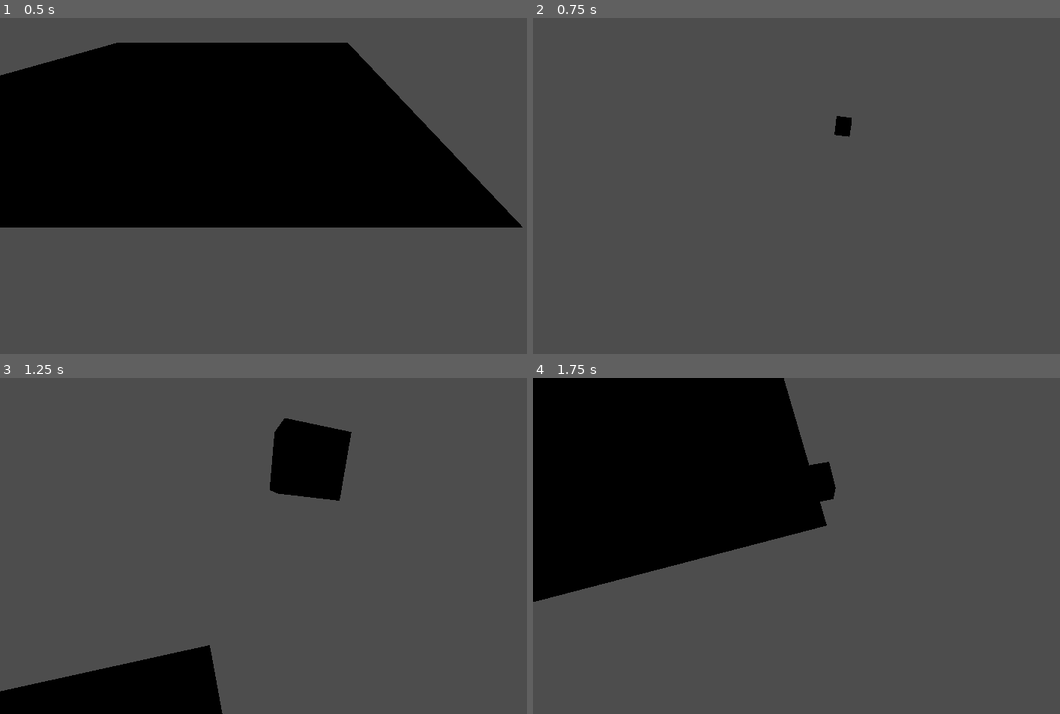
Above: before the commit, frames 1-4 (two rows, left to right).
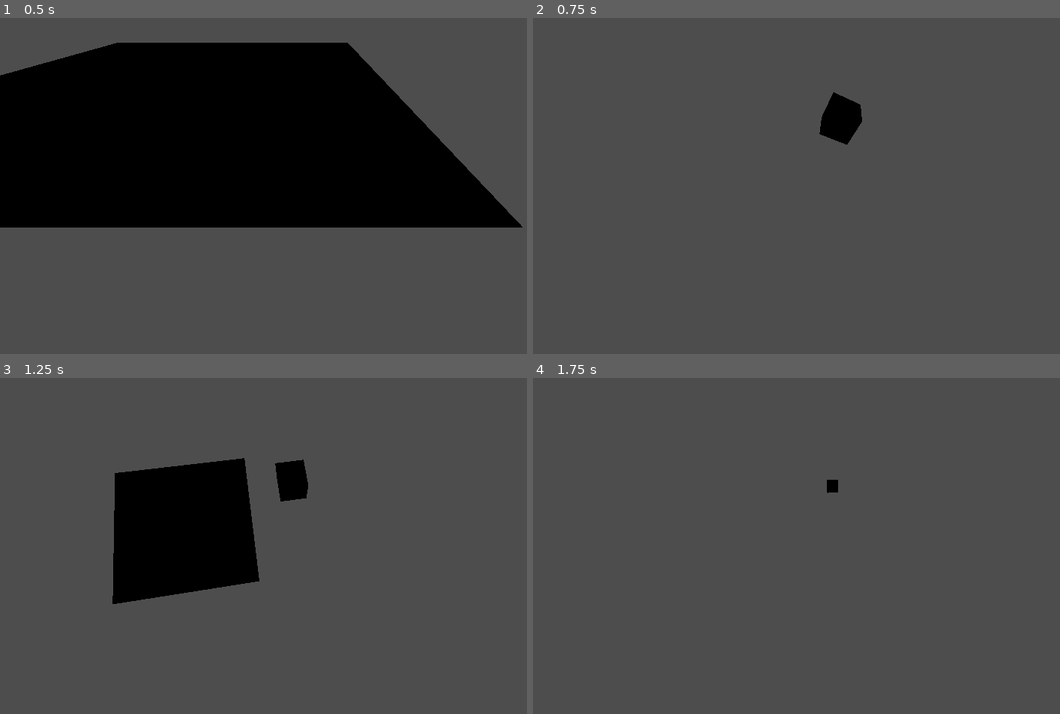
Above: after the commit, the same moments.

Repository: torbenvanassche/necro_ascension
Game: Godot game, scene res://scenes/test.tscn
The game is run twice, just before and just after one commit, with the same random seed, the same clock (stepped at 60 frames per second) and the same inputs.
Inputs:
- Up to frame 1 (0.5 s): no input
- Up to frame 2 (0.75 s): tap Enter at 0.5 s; hold D (right) from 0.53 s (still down); tap Space (dodge) at 0.6 s
- Up to frame 3 (1.25 s): keep holding D (right)
- Up to frame 4 (1.75 s): release D (right) at 1.28 s; hold S (back) from 1.28 s (still down); tap E (interact) at 1.35 s

Frame 1 is identical in both runs. In frame 2, 0.7% of the frame differs, in the area x 54-63%, y 22-38%; in frame 3, 18%; in frame 4, 29%, in the area x 0-58%, y 0-67%.

Commit message:
fixed camera + player tracking

Diff:
--- a/scenes/test.tscn
+++ b/scenes/test.tscn
@@ -38,10 +38,11 @@
 
 [node name="character" parent="Level" instance=ExtResource("2_sf220")]
 transform = Transform3D(0.25, 0, 0, 0, 0.25, 0, 0, 0, 0.25, 1.8713, -0.00344813, -0.117502)
-speed = 1.0
-rotation_speed = 0.2
+speed = 2.0
+rotation_speed = 8.0
 
 [node name="Camera3D" type="Camera3D" parent="Level" node_paths=PackedStringArray("target")]
 transform = Transform3D(1, 0, 0, 0, 0.965926, 0.258819, 0, -0.258819, 0.965926, 1.8713, 0.496552, 0.882498)
 script = ExtResource("4_0gajg")
 target = NodePath("../character")
+follow_speed = 10.0
--- a/scripts/character_controller.gd
+++ b/scripts/character_controller.gd
@@ -7,6 +7,7 @@
 #rotation
 var current_rotation_y: float = 0;
 @export var rotation_speed: float = 3.0;
+@export var camera_relative: bool = false;
 
 @export var interaction_range: Area3D;
 var player_state: String;
@@ -51,10 +52,12 @@
 		velocity.y = 0;
 
 	if do_processing:
-		# Get the input direction and handle the movement/deceleration.
-		# As good practice, you should replace UI actions with custom gameplay actions.
+		var direction: Vector3;
 		var input_dir = Input.get_vector("left", "right", "back", "forward").normalized()
-		var direction = (Manager.instance.camera.global_basis * Vector3(input_dir.x, 0, -input_dir.y)).normalized()
+		if camera_relative:
+			direction = (Manager.instance.camera.global_basis * Vector3(input_dir.x, 0, -input_dir.y)).normalized()
+		else:
+			direction = Vector3(input_dir.x, 0, -input_dir.y).normalized()
 		if direction:
 			player_state = "walk";
 			velocity.x = direction.x * speed
